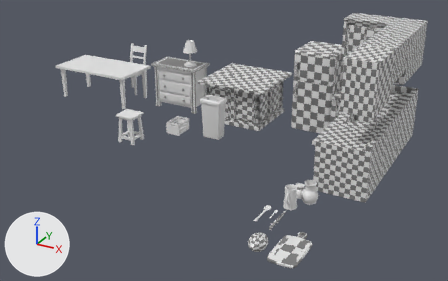
Two versions of the Blender file Assets/Art/Models/lemon.blend, one commit apart.
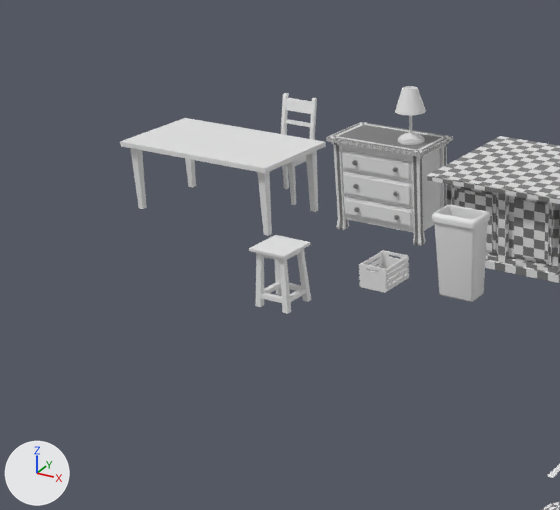
There are two pictures of each version: one whole from a camera (50 mm lens) standing at (23.3, -49.6, 35.4) and looking at (-13.9, 17.9, 1.7), one close up on the part from 0% to 58% of the width and 0% to 84% of the height. The lights are fixed; the arrows at lower left show +X, +Y and +Z.
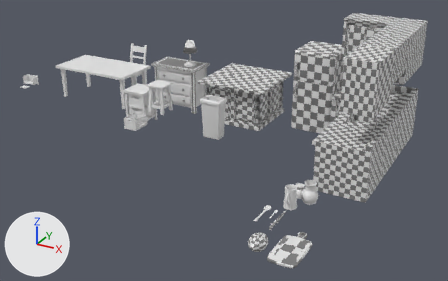
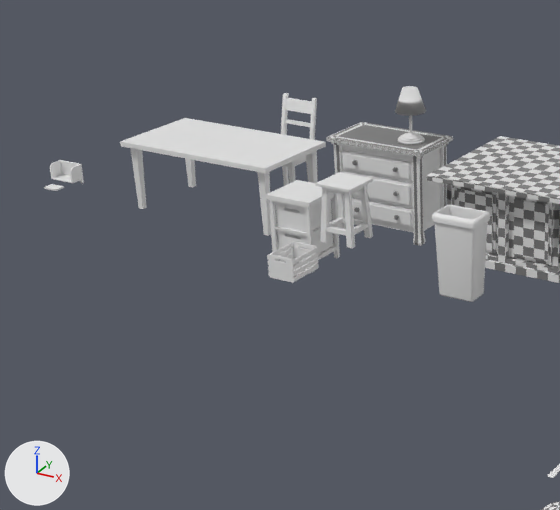
Where the newer file only moved an object's origin or applied its transform, the numbers keep the older frame.

Diff of the bpy script that builds the scene:
```diff
--- a/Assets/Art/Models/lemon.blend.py
+++ b/Assets/Art/Models/lemon.blend.py
@@ me_cylinder @@
 me_cylinder.from_pydata(...)  # 896 vertices, 866 faces; spans x -1.1..1.1, y -1.1..1.1, z -1.0..40.4
 # used by ob_cylinder; location = (-27.59, 31.71, 6.63); scale = (1.0, 1.0, 0.0964)
+# me_cylinder part 1: edges marked sharp go from 640 to 0
@@ me_cube_035 @@
+me_cube_035.from_pydata(...)  # 24 vertices, 22 faces; spans x -0.546..0.546, y -0.37..0.37, z -0.058..0.058
@@ me_cube_034 @@
+me_cube_034.from_pydata(...)  # 62 vertices, 43 faces; spans x -1.0..1.0, y -0.02..1.0, z -1.28..0.1
+me_cube_034.polygons.foreach_set('use_smooth', [True] * 43)
@@ me_cube_005 @@
+me_cube_005.from_pydata(...)  # 1120 vertices, 1166 faces; spans x -1.87..1.87, y -1.87..1.87, z -2.87..2.48
+me_cube_005.polygons.foreach_set('use_smooth', [True] * 1166)
@@ ob_cube_007 @@
 ob_cube_007 = bpy.data.objects.new('Cube.007', me_cube_022)
-ob_cube_007.location = (-23.73, 21.69, 0.6)
+ob_cube_007.location = (-30.23, 20.11, 0.6)
 ob_cube_007.scale = (1.0, -0.0571, 0.859)
@@ ob_cube_005 @@
 ob_cube_005 = bpy.data.objects.new('Cube.005', me_cube_027)
-ob_cube_005.location = (-28.15, 16.08, 3.4)
+ob_cube_005.location = (-28.15, 23.74, 5.6)
 ob_cube_005.scale = (1.44, 1.44, 0.0928)
@@ ob_cube_013 @@
+ob_cube_013 = bpy.data.objects.new('Cube.013', me_cube_035)
+ob_cube_013.location = (-43.76, 12.01, 6.14)
@@ ob_cube_012 @@
+ob_cube_012 = bpy.data.objects.new('Cube.012', me_cube_034)
+ob_cube_012.location = (-43.79, 12.81, 7.34)
+_m = ob_cube_012.modifiers.new('Bevel', 'BEVEL')
+_m.segments = 4
@@ ob_cube_010 @@
+ob_cube_010 = bpy.data.objects.new('Cube.010', me_cube_005)
+ob_cube_010.location = (-32.24, 24.35, 1.6)
```

What differs and where, as boxes (x1, y1, x2, y2) in the close-ups (560 x 510 px):
'Cube.005', moved
    before: (249, 235, 311, 314)
    after: (315, 172, 373, 248)
'Cube.010', added
    after: (266, 180, 340, 273)
'Cube.007', moved
    before: (359, 250, 409, 293)
    after: (267, 241, 319, 283)
'Cube.012', added
    after: (50, 160, 84, 183)
'Cube.013', added
    after: (44, 184, 64, 191)
part 1 of me_cylinder, shading changed
    both: (395, 86, 426, 145)
